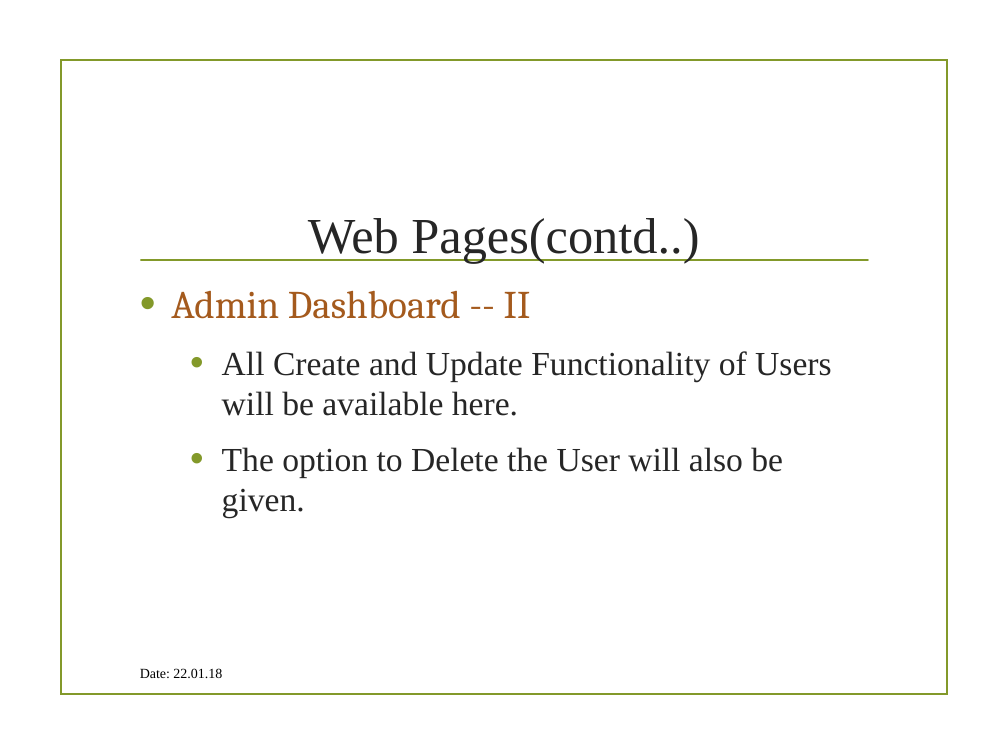
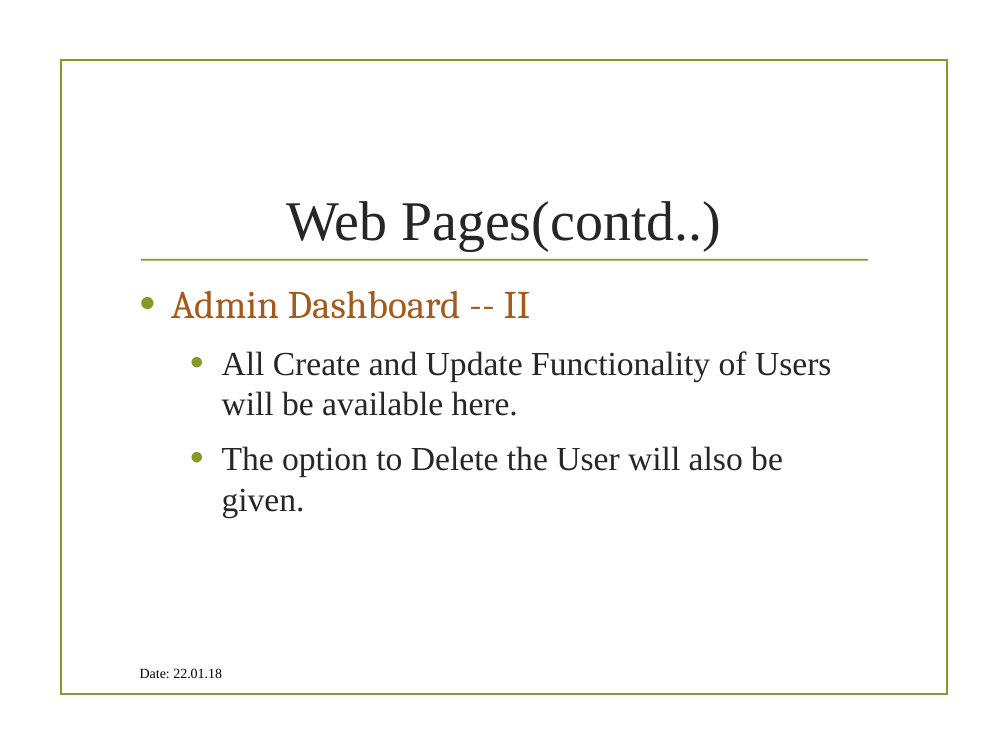
Before and after one commit to MehrotraSoham/Student-Information-System, a slide deck: slide 8 of Internet And Web Technology Lab IT-652.pptx. Drawn at 1008x756 pixels with LibreOffice and Linux fonts; fonts in the diff are those of the drawing; background and template pictures are left out. Boxes give left, top, right and bottom in pixels: in the first picture for what was removed or moved away, otherwise in the second. Text is boxed around its words. In the diff, an @@ line names an element or a change of style, - is before the commit and + after.

```diff
--- a/Internet And Web Technology Lab IT-652.pptx
+++ b/Internet And Web Technology Lab IT-652.pptx
@@ text "Web Pages(contd..)" at (286, 201, 721, 250): size 36 to 40 pt @@
```
Also in this commit, not shown: 10 other slides changed, 12 slides added, 2 other files.
